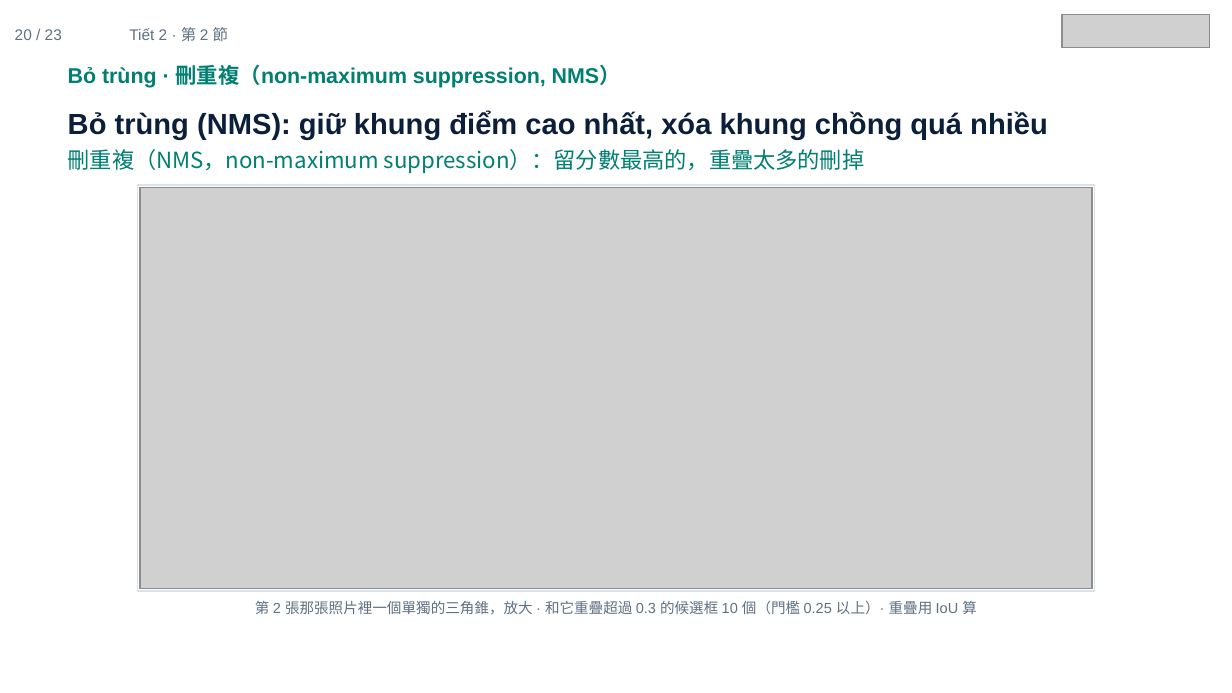
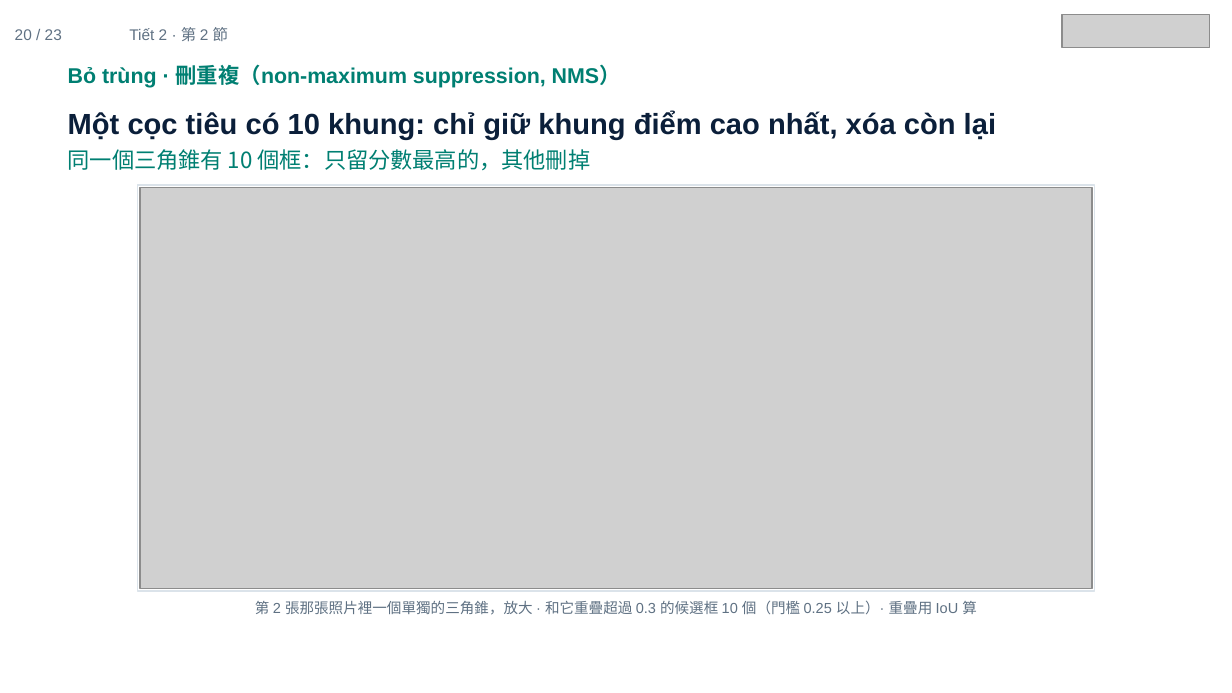
Before and after one commit to ch-neural/MITUST-Principles-of-Self-Driving-Cars, a slide deck: slide 20 of 第十週(11-12)/第十週_第2節_簡報.pptx. Drawn at 1232x693 pixels with LibreOffice and Linux fonts; fonts in the diff are those of the drawing; grey boxes stand for pictures. Boxes give left, top, right and bottom in pixels: in the first picture for what was removed or moved away, otherwise in the second. Text is boxed around its words. In the diff, an @@ line names an element or a change of style, - is before the commit and + after.

```diff
--- a/第十週(11-12)/第十週_第2節_簡報.pptx
+++ b/第十週(11-12)/第十週_第2節_簡報.pptx
@@ text at (68,111,996,171): text changed @@
-Bỏ trùng (NMS): giữ khung điểm cao nhất, xóa khung chồng quá nhiều
-刪重複（NMS，non-maximum suppression）：留分數最高的，重疊太多的刪掉
+Một cọc tiêu có 10 khung: chỉ giữ khung điểm cao nhất, xóa còn lại
+同一個三角錐有 10 個框：只留分數最高的，其他刪掉
```
Also in this commit, not shown: 12 other slides changed.
